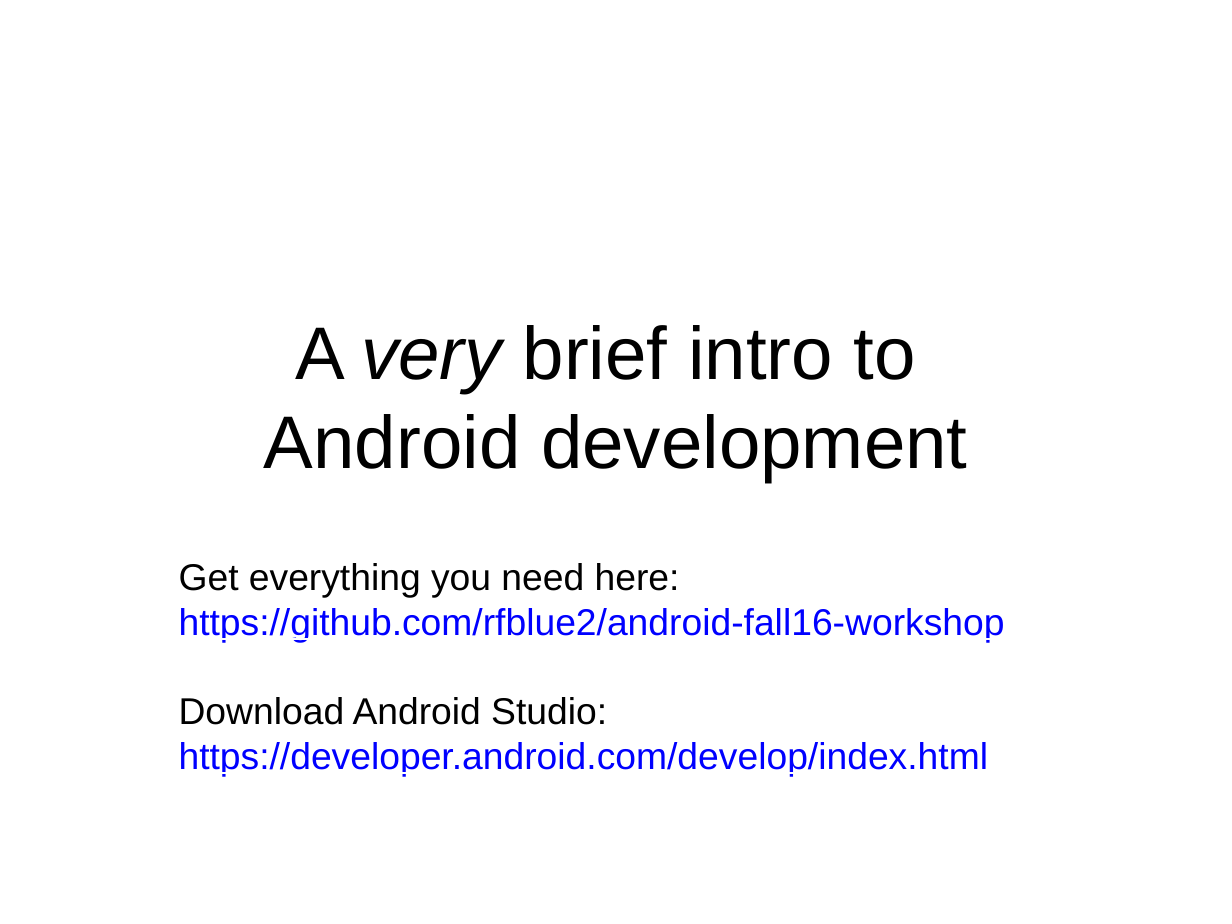
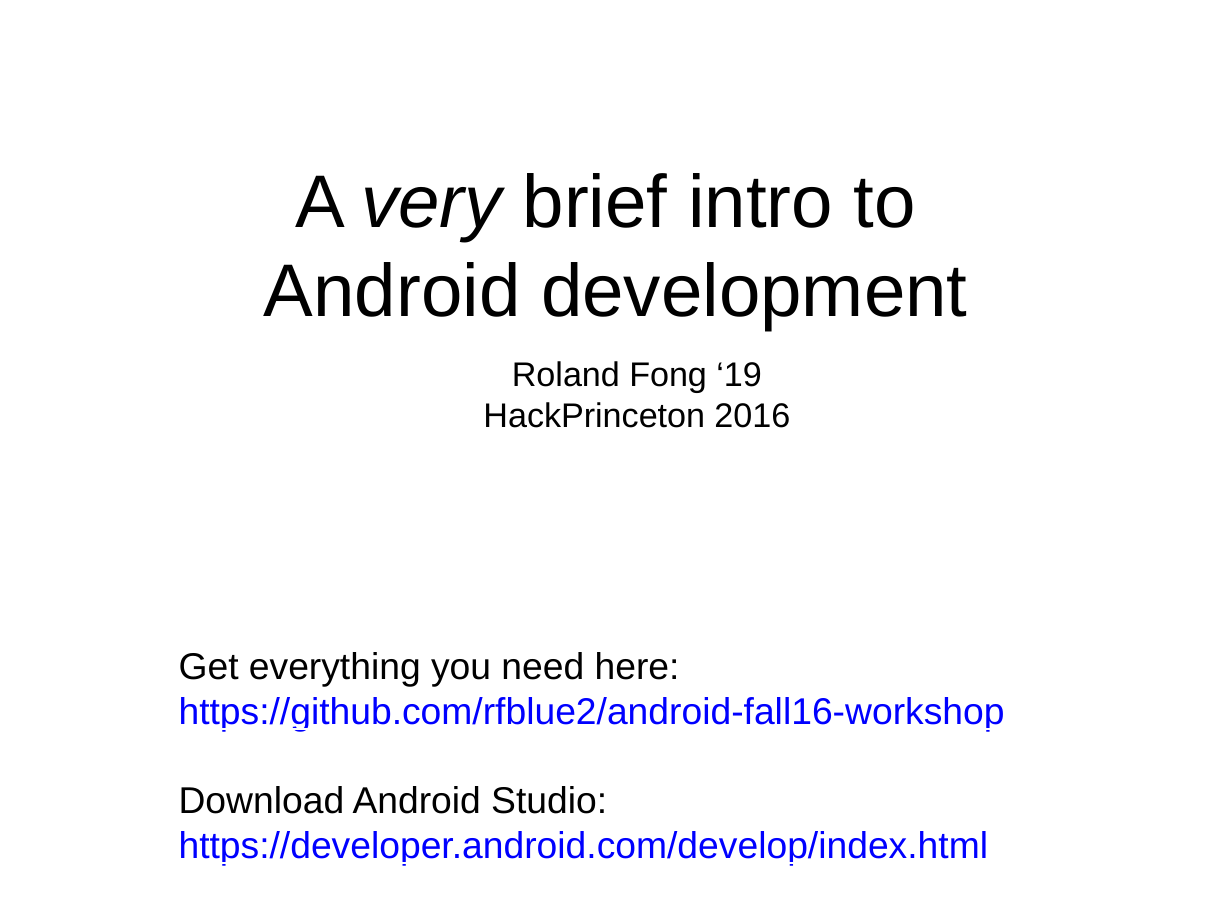
Before and after one commit to Bubblemelon/android-fall16-workshop, a slide deck: slide 1 of android.pptx. Drawn at 1232x924 pixels with LibreOffice and Linux fonts; fonts in the diff are those of the drawing. Boxes give left, top, right and bottom in pixels: in the first picture for what was removed or moved away, otherwise in the second. Text is boxed around its words. In the diff, an @@ line names an element or a change of style, - is before the commit and + after.

```diff
--- a/android.pptx
+++ b/android.pptx
@@ text "A very brief intro to": place and size @@
-text "A very brief intro to" at [264, 325, 967, 483]
+text "A very brief intro to" at [264, 173, 967, 330]
@@ text added at [483, 361, 790, 428], 22 pt, text #000000 @@
+Roland Fong ‘19
+HackPrinceton 2016
@@ text "Get everything you need here:": place and size @@
-text "Get everything you need here:" at [179, 563, 1005, 777]
+text "Get everything you need here:" at [179, 652, 1005, 866]
```
Also in this commit, not shown: 2 other slides changed, 3 slides added.
